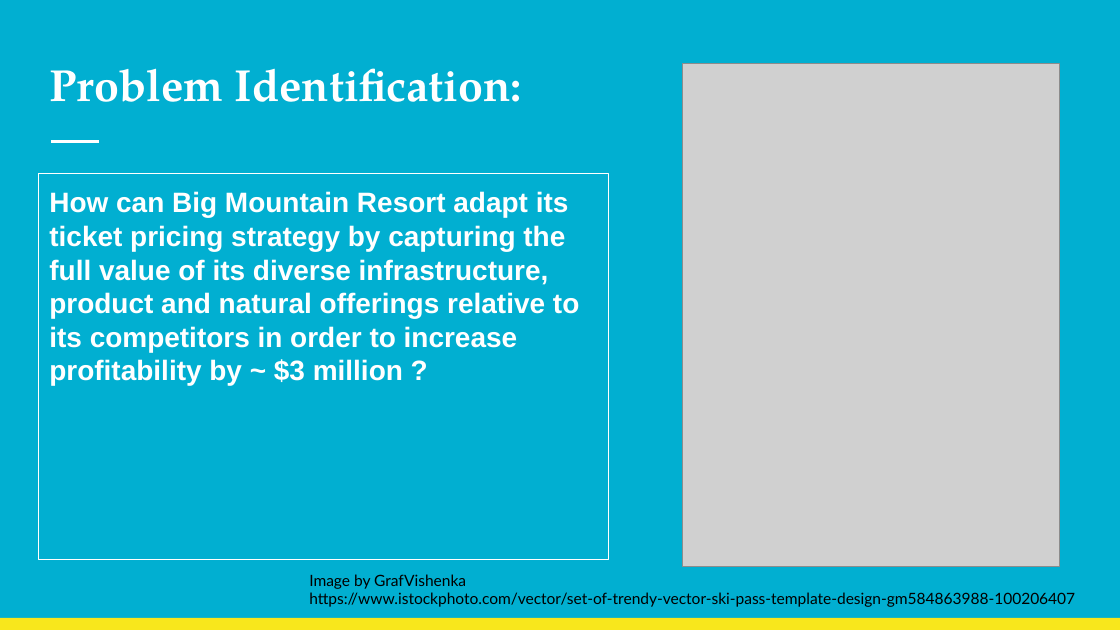
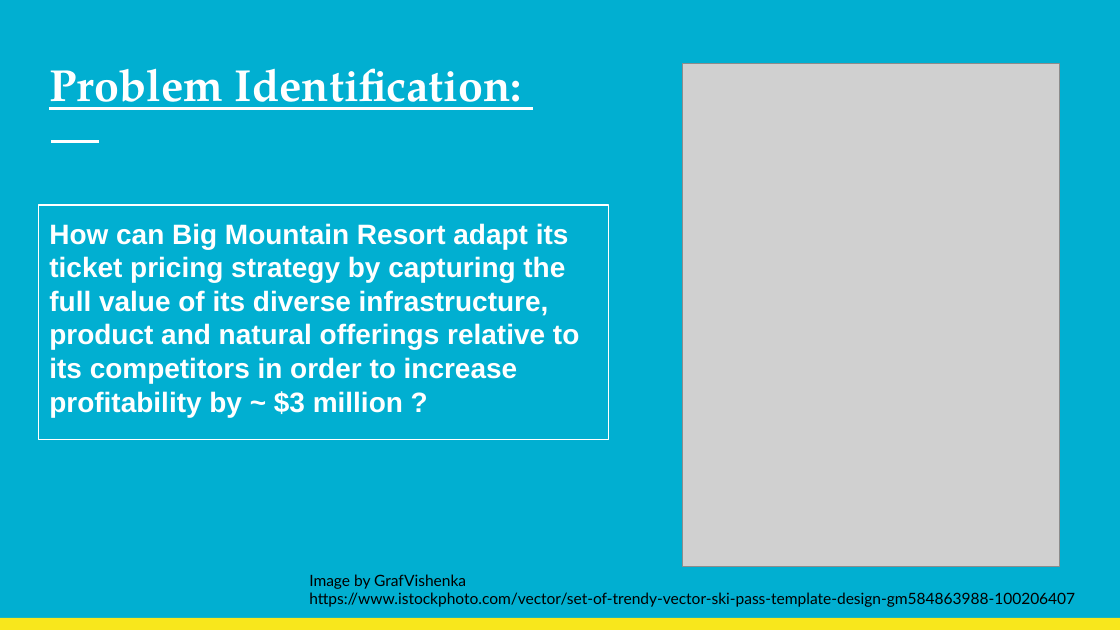
Before and after one commit to benjaminbellman/DataScienceGuidedCapstone, a slide deck: slide 2 of Big_Mountain_Resort_Pricing_Strategy.pptx. Drawn at 1120x630 pixels with LibreOffice and Linux fonts; fonts in the diff are those of the drawing; grey boxes stand for pictures. Boxes give left, top, right and bottom in pixels: in the first picture for what was removed or moved away, otherwise in the second. Text is boxed around its words. In the diff, an @@ line names an element or a change of style, - is before the commit and + after.

```diff
--- a/Big_Mountain_Resort_Pricing_Strategy.pptx
+++ b/Big_Mountain_Resort_Pricing_Strategy.pptx
@@ title "Problem Identification:" at [49,68,522,110]: underline on @@
@@ text "How can Big Mountain Resort ...": place and size @@
-text "How can Big Mountain Resort ..." at [38,174,608,560]
+text "How can Big Mountain Resort ..." at [38,205,608,440]
```
Also in this commit, not shown: 8 other slides changed, 1 slide added, 1 slide removed, 2 other files.
